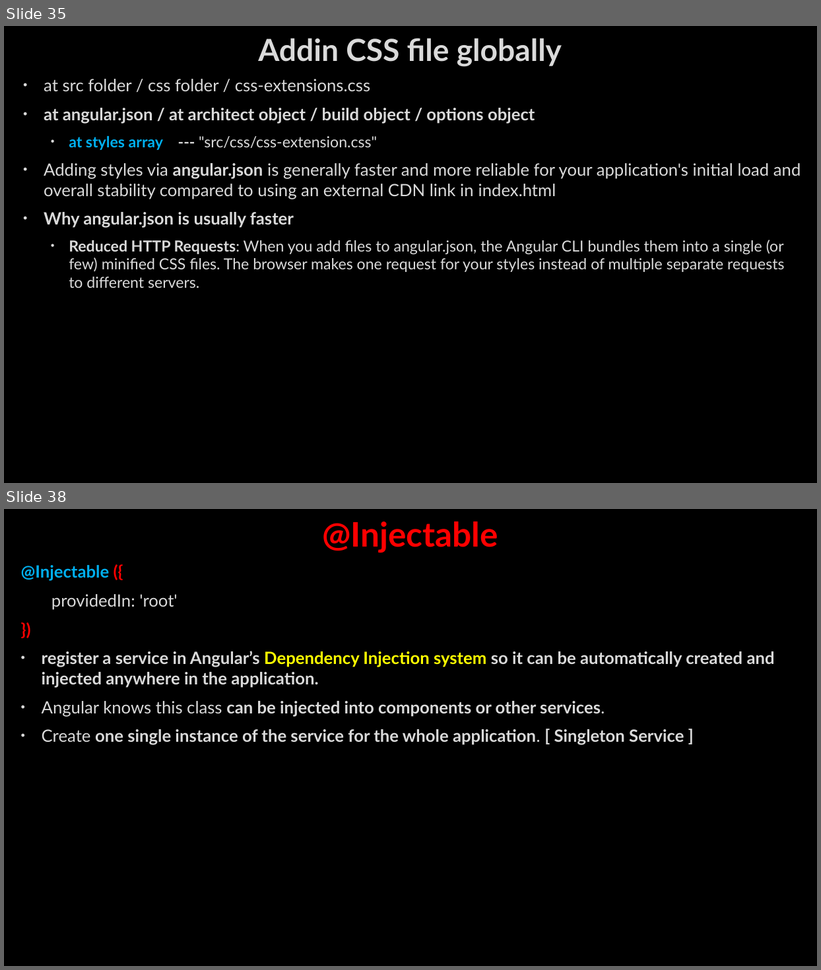
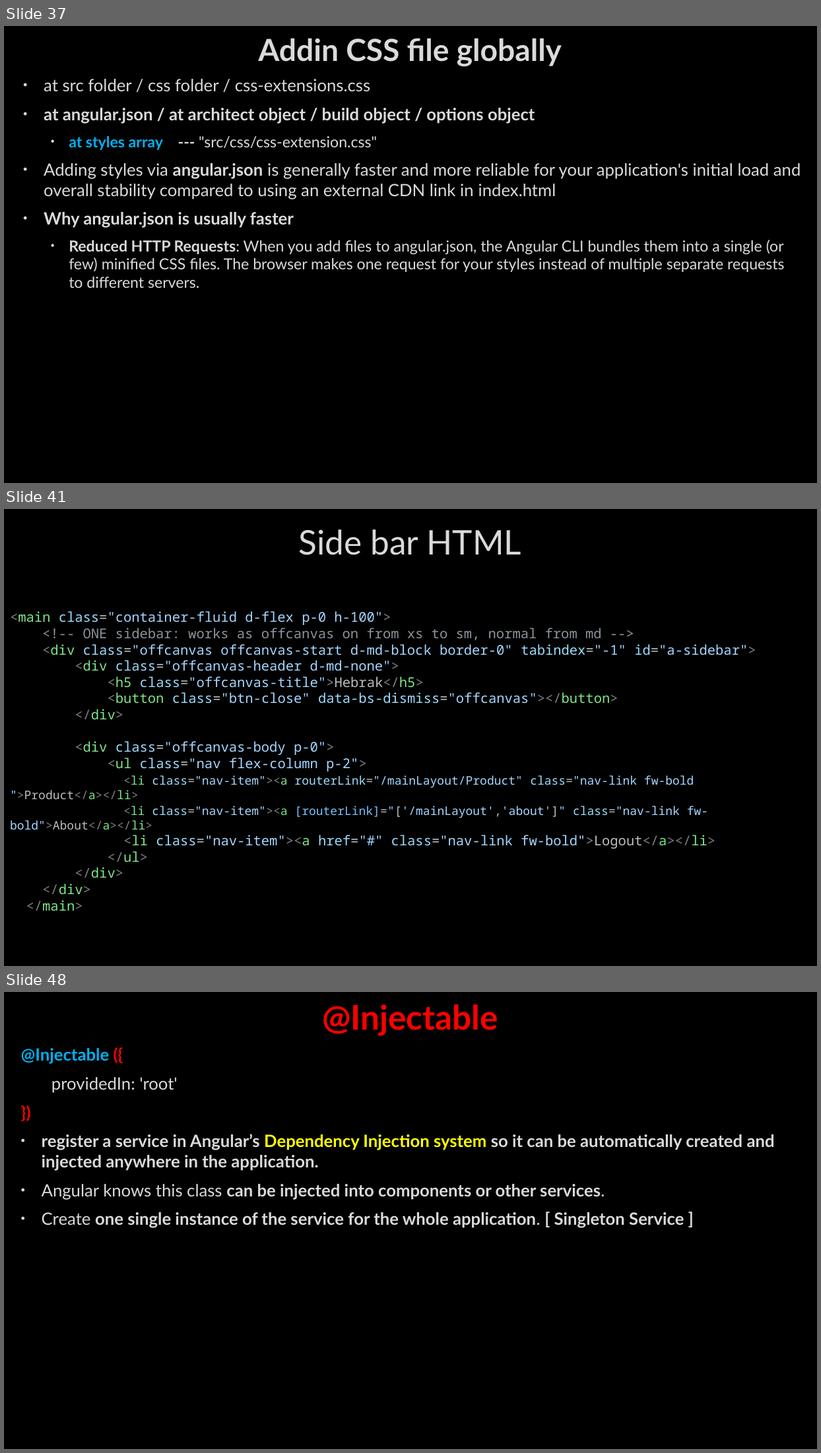
Before and after one commit to AhmedMohamedSamir1/Summary, a slide deck: Angular & type script/Angular.pptx. Shown one above the other, each under a label of ours: slides 35 and 38 before the commit, slides 37, 41 and 48 after it; the slides between them are not shown. The pictures are 821x970 and 821x1453 pixels, drawn with LibreOffice and Linux fonts; fonts in the diff are those of the drawing; background and template pictures are left out. Boxes give left, top, right and bottom in pixels: in the first picture for what was removed or moved away, otherwise in the second. Text is boxed around its words. In the diff, an @@ line names an element or a change of style, - is before the commit and + after.

```diff
--- a/Angular & type script/Angular.pptx
+++ b/Angular & type script/Angular.pptx
@@ slide 41 added at [4,509,817,966], background picture (left out) @@
@@ title added at [299,529,521,555], 40 pt, text #DADADA @@
+Side bar HTML
@@ text added at [10,611,756,911], 16 pt, text #A5D6FF @@
+<main class="container-fluid d-flex p-0 h-100">
+<!-- ONE sidebar: works as offcanvas on from xs to sm, normal from md -->
+<div class="offcanvas offcanvas-start d-md-block border-0" tabindex="-1" id="a-sidebar">
+<div class="offcanvas-header d-md-none">
+<h5 class="offcanvas-title">Hebrak</h5>
+<button class="btn-close" data-bs-dismiss="offcanvas"></button>
+</div>
+<div class="offcanvas-body p-0">
+<ul class="nav flex-column p-2">
+<li class="nav-item"><a routerLink="/mainLayout/Product" class="nav-link fw-bold ">Product</a></li>
+<li class="nav-item"><a [routerLink]="['/mainLayout','about']" class="nav-link fw-bold">About</a></li>
+<li class="nav-item"><a href="#" class="nav-link fw-bold">Logout</a></li>
+</ul>
+</div>
+</div>
+</main>
@@ what was slide 35 is now slide 37 @@
@@ what was slide 38 is now slide 48 @@
```
Also in this commit, not shown: 5 slides changed, 21 other slides added, 1 slide removed.
